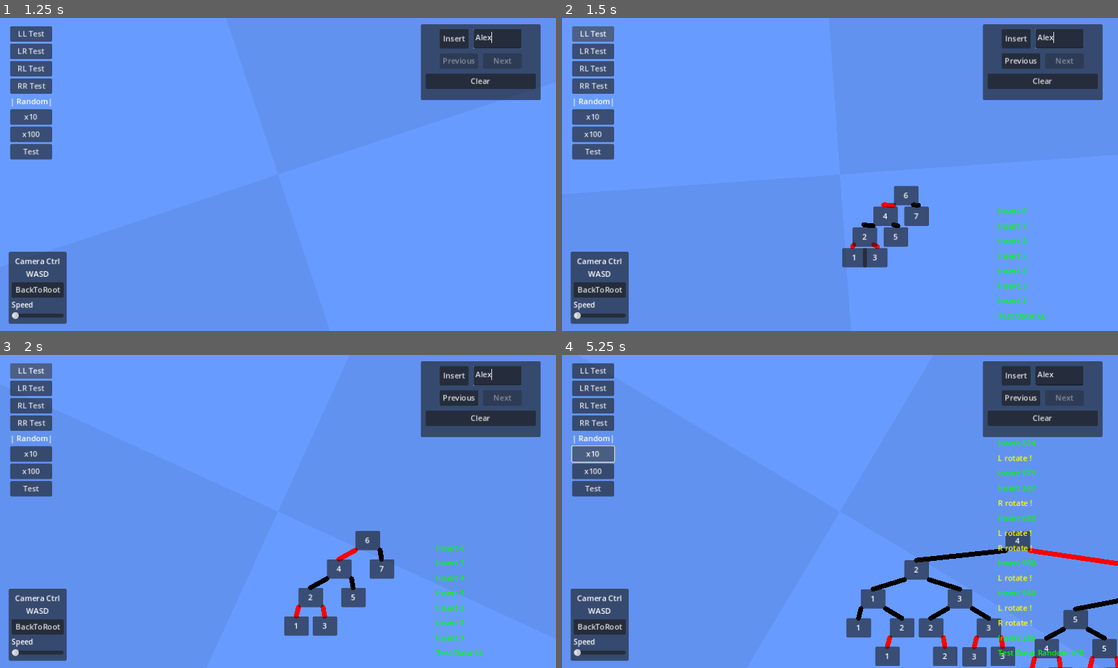
Above: before the commit, frames 1-4 (two rows, left to right).
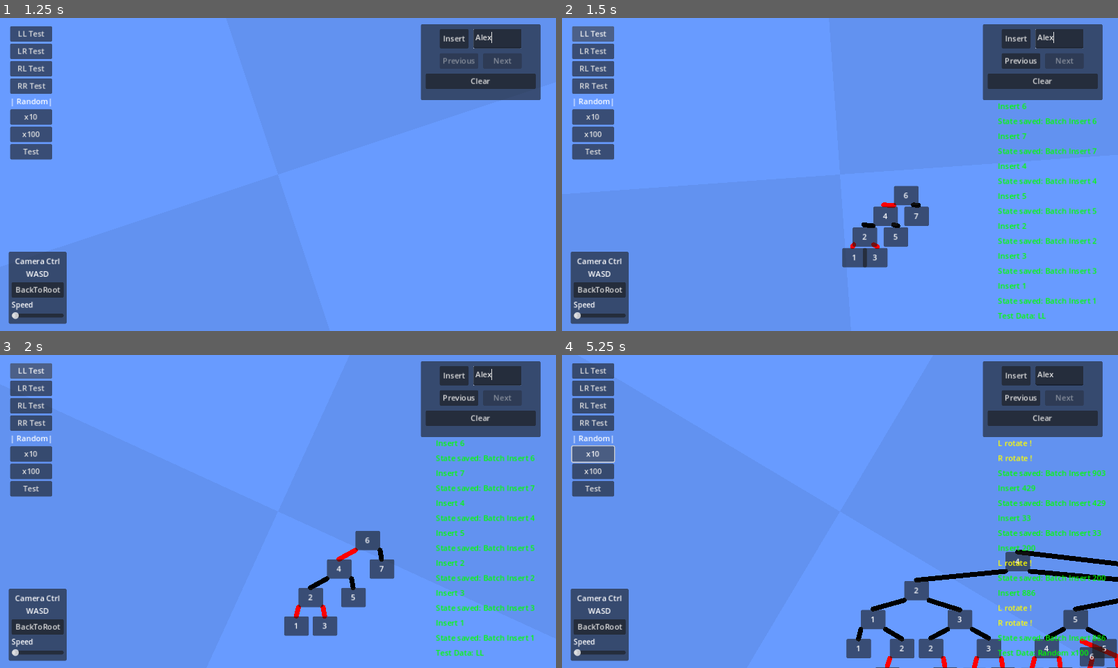
Above: after the commit, the same moments.

Repository: DennisFan11/RBtree
Game: Godot game, scene res://MainScene/MainScene.tscn
Two runs of this game, one before a commit and one after it. Both use one fixed random seed, a clock stepped at 60 frames per second and the inputs below.
Inputs (mouse positions are in pixels of both pictures, inside the frame that each line leads up to):
- Up to frame 1 (1.25 s): click (494, 39) at 0.52 s; type "Alex" at 0.6 s
- Up to frame 2 (1.5 s): click "LL Test" at 1.25 s
- Up to frame 3 (2 s): no input
- Up to frame 4 (5.25 s): click "Previous" at 2 s; click "LR Test" at 2.75 s; click "RL Test" at 3.5 s; click "RR Test" at 4.25 s; click "x10" at 5 s

Frame 1 is identical in both runs. In frame 2, 1.8% of the frame differs, in the area x 78-97%, y 27-92%; in frame 3, 1.7%; in frame 4, 8.3%, in the area x 51-100%, y 27-100%.

Commit message:
fix: misc bugs

Diff:
--- a/MainScene/main_scene.gd
+++ b/MainScene/main_scene.gd
@@ -250,7 +250,7 @@
 	_insert(val)
 
 func _on_ll_button_down() -> void:
-	if _history._history.is_empty():
+	if _history.history.is_empty():
 		_save_state("Initial State")
 
 	var values = [6, 7, 4, 5, 2, 3, 1]
@@ -260,7 +260,7 @@
 	_message("[color=green]Test Data: LL [/color]")
 
 func _on_lr_button_down() -> void:
-	if _history._history.is_empty():
+	if _history.history.is_empty():
 		_save_state("Initial State")
 
 	var values = [6, 2, 7, 1, 4, 3, 5]
@@ -270,7 +270,7 @@
 	_message("[color=green]Test Data: LR [/color]")
 
 func _on_rl_button_down() -> void:
-	if _history._history.is_empty():
+	if _history.history.is_empty():
 		_save_state("Initial State")
 
 	var values = [2, 1, 6, 4, 7, 3, 5]
@@ -280,7 +280,7 @@
 	_message("[color=green]Test Data: RL [/color]")
 
 func _on_rr_button_down() -> void:
-	if _history._history.is_empty():
+	if _history.history.is_empty():
 		_save_state("Initial State")
 
 	var values = [2, 1, 4, 3, 6, 5, 7]
@@ -295,8 +295,8 @@
 		i.queue_free()
 	_save_state("Clear Tree")  # 保存清除狀態
 
-func _on_random_100_button_button_down() -> void:
-	if _history._history.is_empty():
+func _on_random_10_button_button_down() -> void:
+	if _history.history.is_empty():
 		_save_state("Initial State")
 
 	for i in range(10):
@@ -305,8 +305,8 @@
 
 	_message("[color=green]Test Data: Random x10 [/color]")
 
-func _on_random_1000_button_button_down() -> void:
-	if _history._history.is_empty():
+func _on_random_100_button_button_down() -> void:
+	if _history.history.is_empty():
 		_save_state("Initial State")
 
 	for i in range(100):
@@ -316,7 +316,7 @@
 	_message("[color=green]Test Data: Random x100 [/color]")
 
 func _on_test_button_button_down() -> void:
-	if _history._history.is_empty():
+	if _history.history.is_empty():
 		_save_state("Initial State")
 
 	for i in range(100):
--- a/TreeHistory.gd
+++ b/TreeHistory.gd
@@ -1,66 +1,68 @@
 class_name TreeHistory extends RefCounted
 
-## 歷史記錄項目
-class HistoryItem:
-	var nodes: Array  # 儲存節點狀態
-	var connections: Array  # 儲存連接狀態
-	var description: String  # 操作描述
+# 儲存每一步操作的狀態
+class TreeState:
+	var nodes: Array  # 儲存節點的值和顏色
+	var connections: Array  # 儲存節點間的連接關係
+	var message: String  # 操作的描述訊息
 
-	func _init(nodes_state: Array, connections_state: Array, desc: String):
-		nodes = nodes_state
-		connections = connections_state
-		description = desc
+	func _init(tree_nodes: Array, tree_connections: Array, msg: String = ""):
+		nodes = tree_nodes.duplicate(true)
+		connections = tree_connections.duplicate(true)
+		message = msg
 
-var _history: Array[HistoryItem] = []  # 歷史記錄列表
-var _current_index: int = -1  # 當前狀態索引
+# 歷史記錄
+var history: Array[TreeState] = []
+var current_index: int = -1
 
-## 儲存一個歷史記錄
-func save_state(nodes: Array, connections: Array, description: String) -> void:
-	# 如果當前不在最新狀態，刪除後面的歷史
-	if _current_index < _history.size() - 1:
-		_history = _history.slice(0, _current_index + 1)
+func save_state(tree_nodes: Array, tree_connections: Array, message: String = ""):
+	# 如果我們在歷史中間做了新的操作，刪除之後的歷史
+	if current_index < history.size() - 1:
+		history = history.slice(0, current_index + 1)
 
-	# 新增狀態
-	_history.append(HistoryItem.new(nodes, connections, description))
-	_current_index = _history.size() - 1
+	# 儲存新的狀態
+	var new_state = TreeState.new(tree_nodes, tree_connections, message)
+	history.append(new_state)
+	current_index = history.size() - 1
 
-## 回到上一個狀態
+	# 更新UI顯示
+	MainScene.message("[color=green]State saved: %s[/color]" % message)
+
+func can_undo() -> bool:
+	return current_index > 0
+
+func can_redo() -> bool:
+	return current_index < history.size() - 1
+
 func undo() -> Dictionary:
-	if can_undo():
-		_current_index -= 1
-		var item = _history[_current_index]
-		return {
-			"nodes": item.nodes,
-			"connections": item.connections
-		}
-	return {}
+	if not can_undo():
+		MainScene.message("[color=red]No more undo history![/color]")
+		return {}
 
-## 前往下一個狀態
+	current_index -= 1
+	var state = history[current_index]
+	MainScene.message("[color=yellow]Undo: %s[/color]" % state.message)
+
+	return {
+		"nodes": state.nodes,
+		"connections": state.connections
+	}
+
 func redo() -> Dictionary:
-	if can_redo():
-		_current_index += 1
-		var item = _history[_current_index]
-		return {
-			"nodes": item.nodes,
-			"connections": item.connections
-		}
-	return {}
+	if not can_redo():
+		MainScene.message("[color=red]No more redo history![/color]")
+		return {}
 
-## 檢查是否可以回到上一個狀態
-func can_undo() -> bool:
-	return _current_index > 0
+	current_index += 1
+	var state = history[current_index]
+	MainScene.message("[color=yellow]Redo: %s[/color]" % state.message)
 
-## 檢查是否可以前往下一個狀態
-func can_redo() -> bool:
-	return _current_index < _history.size() - 1
+	return {
+		"nodes": state.nodes,
+		"connections": state.connections
+	}
 
-## 獲取當前狀態的描述
-func get_current_description() -> String:
-	if _current_index >= 0 and _current_index < _history.size():
-		return _history[_current_index].description
-	return ""
-
-## 清除所有歷史記錄
-func clear() -> void:
-	_history.clear()
-	_current_index = -1
+func clear_history():
+	history.clear()
+	current_index = -1
+	MainScene.message("[color=yellow]History cleared[/color]")
--- a/TreeRemove.gd
+++ b/TreeRemove.gd
@@ -138,6 +138,14 @@
 	# 如果是紅色節點，直接刪除
 	if node.color == RED:
 		MainScene.message("[color=green]刪除紅色節點，不需要平衡[/color]")
+		if child:
+			child.P = node.P
+		if node == _root:
+			_root = child
+		elif is_left_child(node):
+			node.P.L = child
+		elif is_right_child(node):
+			node.P.R = child
 		_delete_treeNode(node)
 		return child
 
@@ -145,6 +153,13 @@
 	if child and child.color == RED:
 		MainScene.message("[color=green]黑色節點有紅色子節點，子節點變黑[/color]")
 		child.color = BLACK
+		child.P = node.P
+		if node == _root:
+			_root = child
+		elif is_left_child(node):
+			node.P.L = child
+		elif is_right_child(node):
+			node.P.R = child
 		_delete_treeNode(node)
 		return child
 
@@ -152,15 +167,12 @@
 	MainScene.message("[color=red]發現雙黑色情況，需要修復[/color]")
 	_fix_double_black(node)
 
-	if is_left_child(node):
-		MainScene.message("[color=cyan]移除左子節點[/color]")
+	if node == _root:
+		_root = null
+	elif is_left_child(node):
 		node.P.L = null
-	elif is_right_child(node):
-		MainScene.message("[color=cyan]移除右子節點[/color]")
+	else:
 		node.P.R = null
-	else:
-		MainScene.message("[color=cyan]移除根節點[/color]")
-		_root = null
 
 	_delete_treeNode(node)
 	return null
